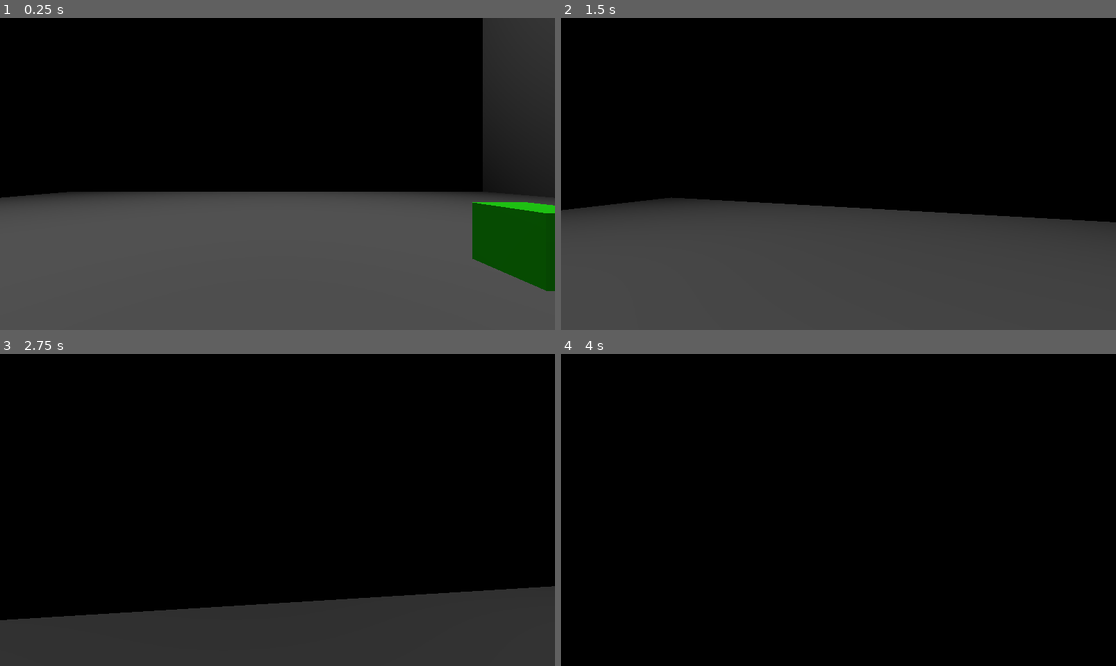
Above: before the commit, frames 1-4 (two rows, left to right).
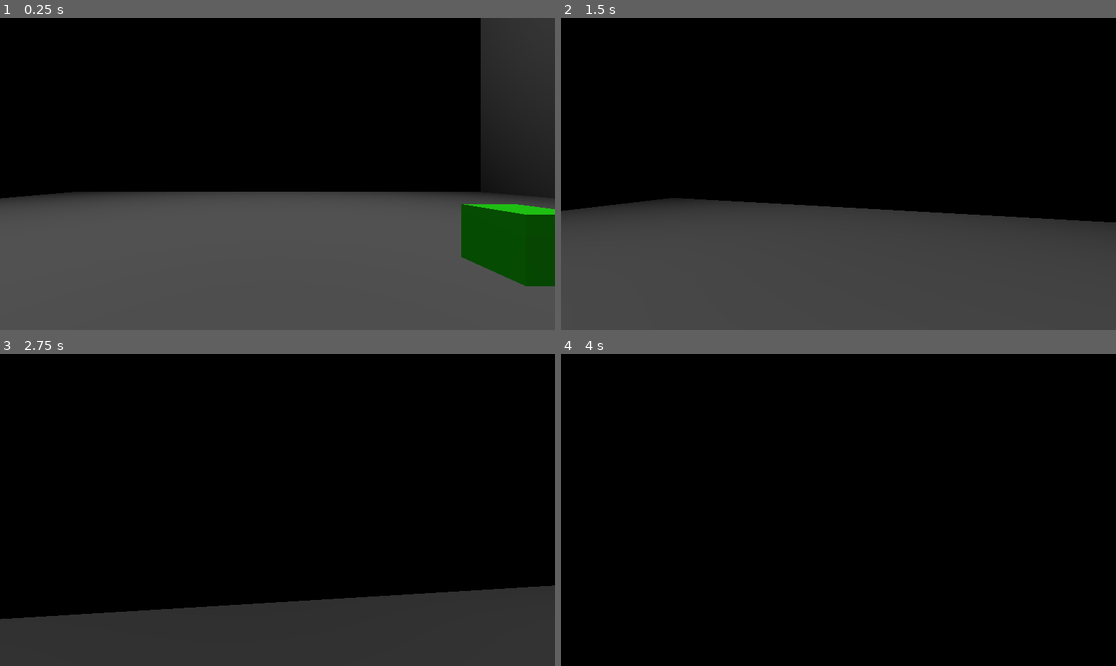
Above: after the commit, the same moments.

Repository: ferupk/CSUI-GD-tutorial-7
Game: Godot game, scene res://scenes/Level.tscn
The game is run twice, just before and just after one commit, with the same random seed, the same clock (stepped at 60 frames per second) and the same inputs.
Inputs (mouse positions are in pixels of both pictures, inside the frame that each line leads up to):
- Up to frame 1 (0.25 s): no input
- Up to frame 2 (1.5 s): move the mouse to (866, 174) at 0.52 s; hold W (movement_forward) from 0.53 s (still down); tap E (interact) at 0.6, 1.35 s; tap Space (jump) at 0.77 s; move the mouse to (810, 174) at 1.27 s
- Up to frame 3 (2.75 s): keep holding W (movement_forward); tap Space (jump) at 1.52 s; move the mouse to (288, 503) at 2.02 s; tap E (interact) at 2.1 s
- Up to frame 4 (4 s): keep holding W (movement_forward); move the mouse to (832, 516) at 2.77 s; tap E (interact) at 2.85, 3.6 s; tap Space (jump) at 3.02, 3.77 s; tap Enter at 3.5 s; move the mouse to (877, 513) at 3.52 s

The runs differ from the first frame. In frame 1, 1.0% of the frame differs, in the area x 0-100%, y 0-88%; in frame 2, 0.1%; in frame 3, 0.3%; in frame 4, nothing differs.

Commit message:
Implement interaction with Switch object

Diff:
--- a/project.godot
+++ b/project.godot
@@ -44,7 +44,7 @@
 }
 interact={
 "deadzone": 0.5,
-"events": [Object(InputEventKey,"resource_local_to_scene":false,"resource_name":"","device":0,"window_id":0,"alt_pressed":false,"shift_pressed":false,"ctrl_pressed":false,"meta_pressed":false,"pressed":false,"keycode":69,"physical_keycode":0,"key_label":0,"unicode":0,"location":0,"echo":false,"script":null)
+"events": [Object(InputEventKey,"resource_local_to_scene":false,"resource_name":"","device":-1,"window_id":0,"alt_pressed":false,"shift_pressed":false,"ctrl_pressed":false,"meta_pressed":false,"pressed":false,"keycode":69,"physical_keycode":0,"key_label":0,"unicode":101,"location":0,"echo":false,"script":null)
 ]
 }
 
--- a/scenes/Level.tscn
+++ b/scenes/Level.tscn
@@ -1,6 +1,7 @@
-[gd_scene load_steps=9 format=3 uid="uid://65h4c0mrp6k7"]
+[gd_scene load_steps=16 format=3 uid="uid://65h4c0mrp6k7"]
 
 [ext_resource type="PackedScene" path="res://Scenes/Box.tscn" id="1"]
+[ext_resource type="Script" path="res://scripts/Switch.gd" id="2_0o47k"]
 [ext_resource type="PackedScene" uid="uid://pgpoceo3aird" path="res://scenes/Player.tscn" id="2_23oda"]
 
 [sub_resource type="StandardMaterial3D" id="3"]
@@ -18,6 +19,102 @@
 
 [sub_resource type="BoxMesh" id="4"]
 material = SubResource("6")
+
+[sub_resource type="Animation" id="Animation_a4svf"]
+length = 0.001
+tracks/0/type = "value"
+tracks/0/imported = false
+tracks/0/enabled = true
+tracks/0/path = NodePath(".:position")
+tracks/0/interp = 1
+tracks/0/loop_wrap = true
+tracks/0/keys = {
+"times": PackedFloat32Array(0),
+"transitions": PackedFloat32Array(1),
+"update": 0,
+"values": [Vector3(0, 3, 25.0375)]
+}
+tracks/1/type = "value"
+tracks/1/imported = false
+tracks/1/enabled = true
+tracks/1/path = NodePath(".:surface_material_override/0")
+tracks/1/interp = 1
+tracks/1/loop_wrap = true
+tracks/1/keys = {
+"times": PackedFloat32Array(0),
+"transitions": PackedFloat32Array(1),
+"update": 1,
+"values": [null]
+}
+
+[sub_resource type="StandardMaterial3D" id="StandardMaterial3D_er13d"]
+albedo_color = Color(1, 0, 0, 1)
+
+[sub_resource type="Animation" id="Animation_qpjj0"]
+resource_name = "Switch Off"
+length = 0.3
+tracks/0/type = "value"
+tracks/0/imported = false
+tracks/0/enabled = true
+tracks/0/path = NodePath(".:position")
+tracks/0/interp = 1
+tracks/0/loop_wrap = true
+tracks/0/keys = {
+"times": PackedFloat32Array(0, 0.1, 0.3),
+"transitions": PackedFloat32Array(0.5, 0.5, 1),
+"update": 0,
+"values": [Vector3(0, 3, 25.0375), Vector3(0, 3, 25.338), Vector3(0, 3, 25.038)]
+}
+tracks/1/type = "value"
+tracks/1/imported = false
+tracks/1/enabled = true
+tracks/1/path = NodePath(".:surface_material_override/0")
+tracks/1/interp = 1
+tracks/1/loop_wrap = true
+tracks/1/keys = {
+"times": PackedFloat32Array(0),
+"transitions": PackedFloat32Array(1),
+"update": 1,
+"values": [SubResource("StandardMaterial3D_er13d")]
+}
+
+[sub_resource type="StandardMaterial3D" id="StandardMaterial3D_cm032"]
+albedo_color = Color(1, 1, 0, 1)
+
+[sub_resource type="Animation" id="Animation_rbh58"]
+resource_name = "Switch On"
+length = 0.3
+tracks/0/type = "value"
+tracks/0/imported = false
+tracks/0/enabled = true
+tracks/0/path = NodePath(".:position")
+tracks/0/interp = 1
+tracks/0/loop_wrap = true
+tracks/0/keys = {
+"times": PackedFloat32Array(0, 0.1, 0.3),
+"transitions": PackedFloat32Array(0.5, 0.5, 1),
+"update": 0,
+"values": [Vector3(0, 3, 25.0375), Vector3(0, 3, 25.338), Vector3(0, 3, 25.038)]
+}
+tracks/1/type = "value"
+tracks/1/imported = false
+tracks/1/enabled = true
+tracks/1/path = NodePath(".:surface_material_override/0")
+tracks/1/interp = 1
+tracks/1/loop_wrap = true
+tracks/1/keys = {
+"times": PackedFloat32Array(0),
+"transitions": PackedFloat32Array(1),
+"update": 1,
+"values": [SubResource("StandardMaterial3D_cm032")]
+}
+
+[sub_resource type="AnimationLibrary" id="AnimationLibrary_yw0ft"]
+_data = {
+"RESET": SubResource("Animation_a4svf"),
+"Switch Off": SubResource("Animation_qpjj0"),
+"Switch On": SubResource("Animation_rbh58")
+}
 
 [sub_resource type="BoxShape3D" id="5"]
 
@@ -68,9 +165,16 @@
 mesh = SubResource("4")
 
 [node name="StaticBody3D" type="StaticBody3D" parent="Switch"]
+script = ExtResource("2_0o47k")
+light = NodePath("../../OmniLight3D")
+
+[node name="AnimationPlayer" type="AnimationPlayer" parent="Switch/StaticBody3D"]
+root_node = NodePath("../..")
+libraries = {
+"": SubResource("AnimationLibrary_yw0ft")
+}
 
 [node name="CollisionShape3D" type="CollisionShape3D" parent="Switch/StaticBody3D"]
 shape = SubResource("5")
 
 [node name="Player" parent="." instance=ExtResource("2_23oda")]
-transform = Transform3D(1, 0, 0, 0, 1, 0, 0, 0, 1, 0, 1.0333, 0)
--- a/scenes/Player.tscn
+++ b/scenes/Player.tscn
@@ -1,6 +1,7 @@
-[gd_scene load_steps=4 format=3 uid="uid://pgpoceo3aird"]
+[gd_scene load_steps=5 format=3 uid="uid://pgpoceo3aird"]
 
-[ext_resource type="Script" path="res://scenes/Player.gd" id="1_6kpcr"]
+[ext_resource type="Script" path="res://scripts/Player.gd" id="1_6kpcr"]
+[ext_resource type="Script" path="res://scripts/PlayerRay.gd" id="2_w6ph5"]
 
 [sub_resource type="CapsuleShape3D" id="CapsuleShape3D_uavex"]
 
@@ -9,13 +10,18 @@
 [node name="Player" type="CharacterBody3D"]
 script = ExtResource("1_6kpcr")
 
+[node name="CollisionShape3D" type="CollisionShape3D" parent="."]
+shape = SubResource("CapsuleShape3D_uavex")
+
 [node name="Head" type="Node3D" parent="."]
-transform = Transform3D(1, 0, 0, 0, 1, 0, 0, 0, 1, 0, 1.13868, -0.215846)
+transform = Transform3D(1, 0, 0, 0, 1, 0, 0, 0, 1, 0, 1.2, 0)
 
 [node name="Camera3D" type="Camera3D" parent="Head"]
 
-[node name="CollisionShape3D" type="CollisionShape3D" parent="."]
-shape = SubResource("CapsuleShape3D_uavex")
+[node name="RayCast3D" type="RayCast3D" parent="Head/Camera3D"]
+transform = Transform3D(1, 0, 0, 0, -4.37114e-08, -1, 0, 1, -4.37114e-08, 0, 0, 0)
+target_position = Vector3(0, -2.5, 0)
+script = ExtResource("2_w6ph5")
 
 [node name="MeshInstance3D" type="MeshInstance3D" parent="."]
 mesh = SubResource("CapsuleMesh_eiq0p")
--- /dev/null
+++ b/scripts/Interactable.gd
@@ -0,0 +1,7 @@
+extends Node
+
+class_name Interactable
+
+
+func interact():
+	pass
--- a/scenes/Player.gd
+++ b/scripts/Player.gd
@@ -15,6 +15,7 @@
 func _ready():
 	Input.set_mouse_mode(Input.MOUSE_MODE_CAPTURED)
 
+
 func _input(event):
 	if event is InputEventMouseMotion and Input.get_mouse_mode() == Input.MOUSE_MODE_CAPTURED:
 		head.rotate_y(deg_to_rad(-event.relative.x * mouse_sensitivity))
@@ -25,6 +26,7 @@
 
 	if Input.is_action_just_pressed("ui_cancel"):
 		Input.set_mouse_mode(Input.MOUSE_MODE_VISIBLE)
+
 
 func _physics_process(delta):
 	var movement_vector = Vector3.ZERO
--- /dev/null
+++ b/scripts/PlayerRay.gd
@@ -0,0 +1,15 @@
+extends RayCast3D
+
+var current_collider
+
+
+func _ready():
+	pass
+
+
+func _process(delta):
+	var collider = get_collider()
+
+	if is_colliding() and collider is Interactable:
+		if Input.is_action_just_pressed("interact"):
+			collider.interact()
--- /dev/null
+++ b/scripts/Switch.gd
@@ -0,0 +1,22 @@
+extends Interactable
+
+@export var light: NodePath
+@export var on_by_default = true
+@export var energy_when_on = 10
+@export var energy_when_off = 3
+
+@onready var light_node: Light3D = get_node(light)
+@onready var animation = $AnimationPlayer
+
+var on = on_by_default
+
+
+func _ready():
+	light_node.light_energy = energy_when_on if on else energy_when_off
+	animation.play("Switch On" if on else "Switch Off")
+
+
+func interact():
+	on = !on
+	light_node.light_energy = energy_when_on if on else energy_when_off
+	animation.play("Switch On" if on else "Switch Off")
